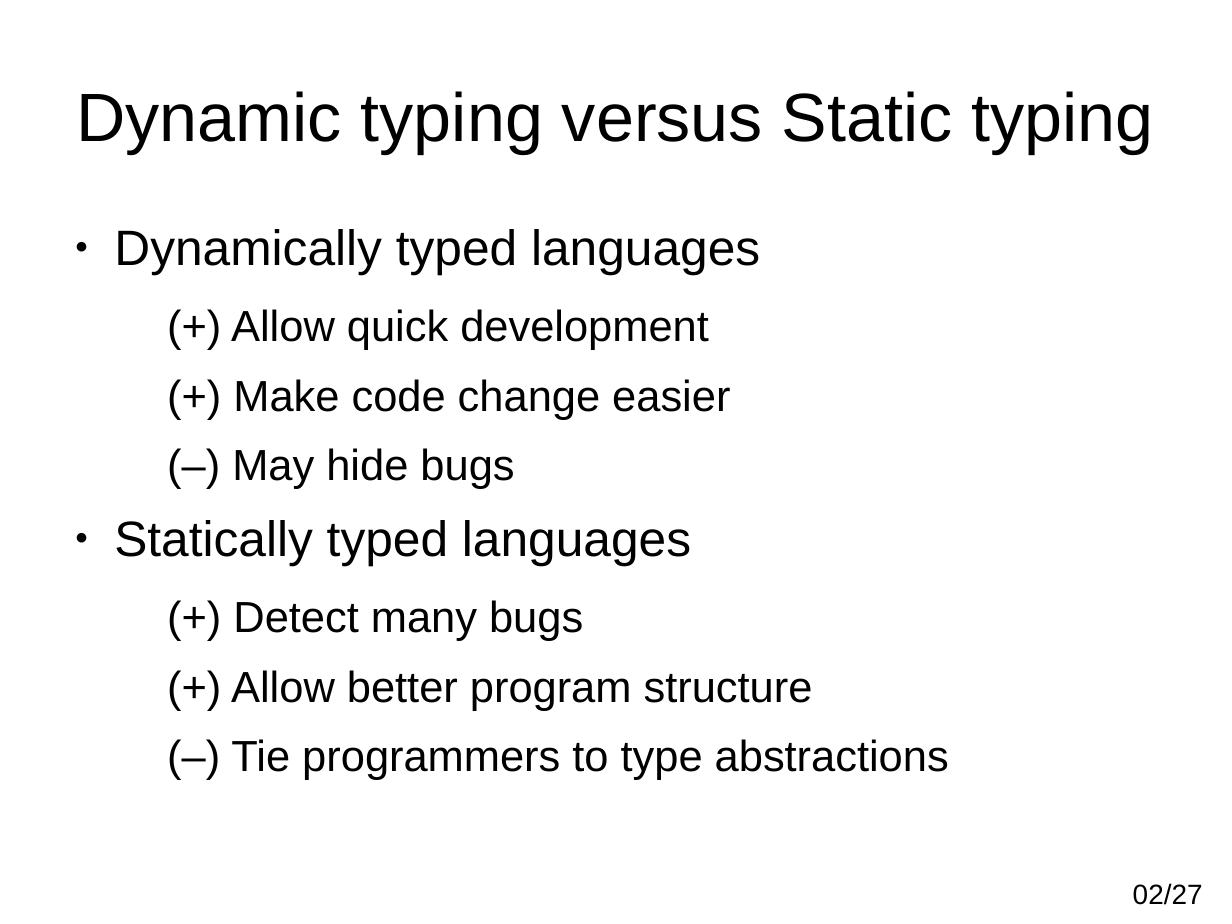
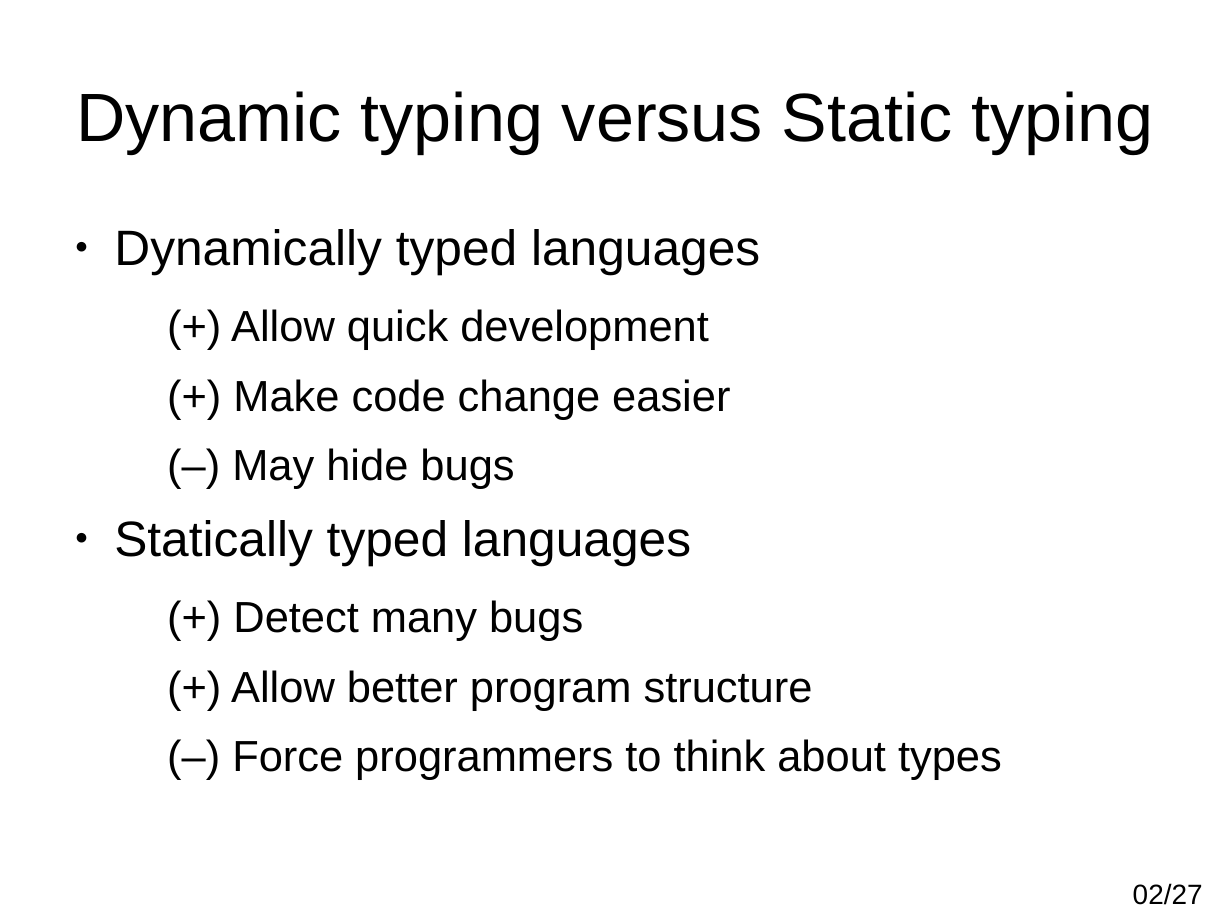
Before and after one commit to andremm/typedlua, a slide deck: slide 2 of doc/slides/luaworkshop2014.odp. Drawn at 1232x924 pixels with LibreOffice and Linux fonts; fonts in the diff are those of the drawing. Boxes give left, top, right and bottom in pixels: in the first picture for what was removed or moved away, otherwise in the second. Text is boxed around its words. In the diff, an @@ line names an element or a change of style, - is before the commit and + after.

```diff
--- a/doc/slides/luaworkshop2014.odp
+++ b/doc/slides/luaworkshop2014.odp
@@ text at box(232, 739, 1002, 780): text changed @@
-  (–) Tie programmers to type abstractions
+  (–) Force programmers to think about types
```
Also in this commit, not shown: 4 other slides changed.
